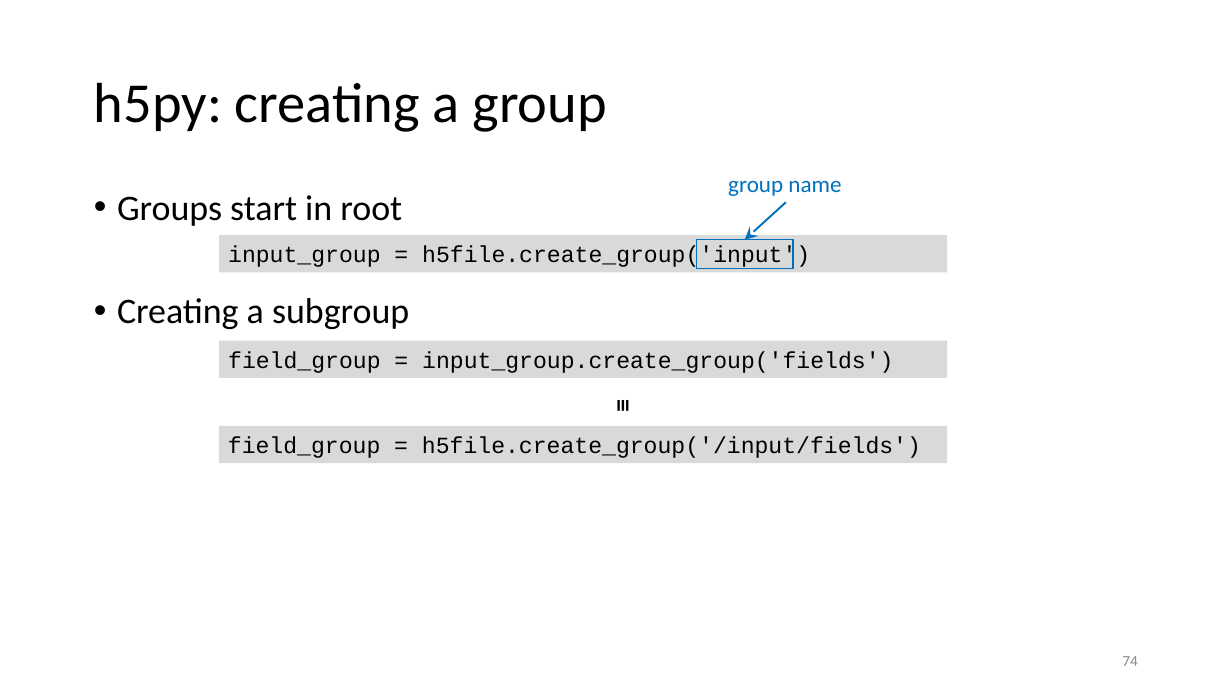
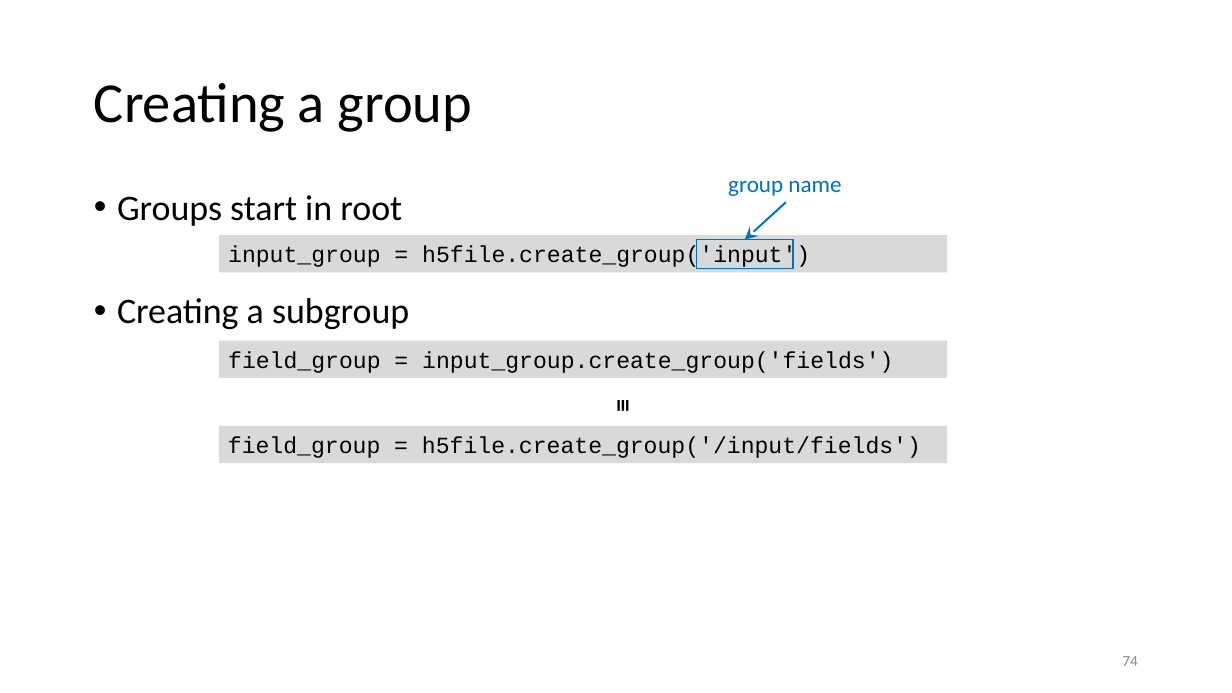
Before and after one commit to gjbex/Scientific-Python, a slide deck: slide 74 of scientific_python.pptx. Drawn at 1232x693 pixels with LibreOffice and Linux fonts; fonts in the diff are those of the drawing. Boxes give left, top, right and bottom in pixels: in the first picture for what was removed or moved away, otherwise in the second. Text is boxed around its words. In the diff, an @@ line names an element or a change of style, - is before the commit and + after.

```diff
--- a/scientific_python.pptx
+++ b/scientific_python.pptx
@@ title at (x1=94, y1=83, x2=472, y2=132): text changed @@
-h5py: creating a group
+Creating a group
```
Also in this commit, not shown: 7 other slides changed, 10 slides removed, 14 other files.
